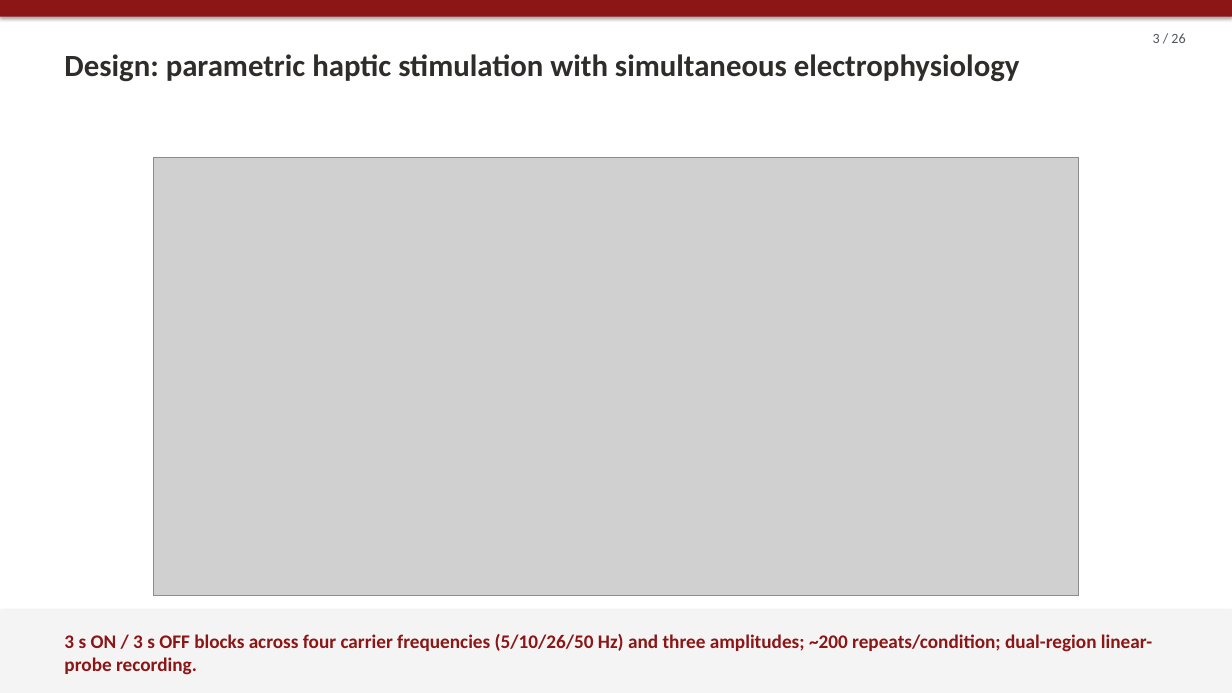
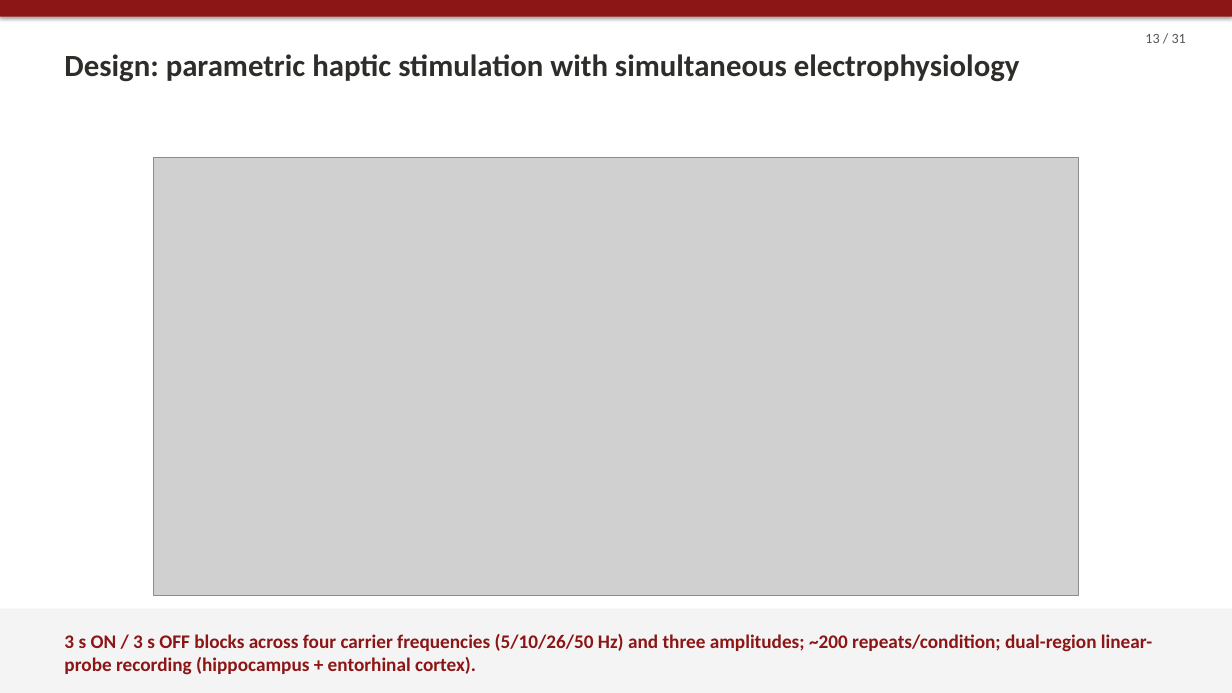
Before and after one commit to wehabit/hpaticmousebuzsakilab, a slide deck: slide 13 of presentation/haptic_brain_talk.pptx (slide 3 before the commit). Drawn at 1232x693 pixels with LibreOffice and Linux fonts; fonts in the diff are those of the drawing; grey boxes stand for pictures. Boxes give left, top, right and bottom in pixels: in the first picture for what was removed or moved away, otherwise in the second. Text is boxed around its words. In the diff, an @@ line names an element or a change of style, - is before the commit and + after.

```diff
--- a/presentation/haptic_brain_talk.pptx
+++ b/presentation/haptic_brain_talk.pptx
@@ text at (x1=1145, y1=34, x2=1186, y2=43): text changed @@
-3 / 26
+13 / 31
@@ text at (x1=64, y1=634, x2=1152, y2=675): text changed @@
-3 s ON / 3 s OFF blocks across four carrier frequencies (5/10/26/50 Hz) and three amplitudes; ~200 repeats/condition; dual-region linear-probe recording.
+3 s ON / 3 s OFF blocks across four carrier frequencies (5/10/26/50 Hz) and three amplitudes; ~200 repeats/condition; dual-region linear-probe recording (hippocampus + entorhinal cortex).
```
Also in this commit, not shown: 16 other slides changed, 14 slides added, 9 slides removed, 5 other files.
